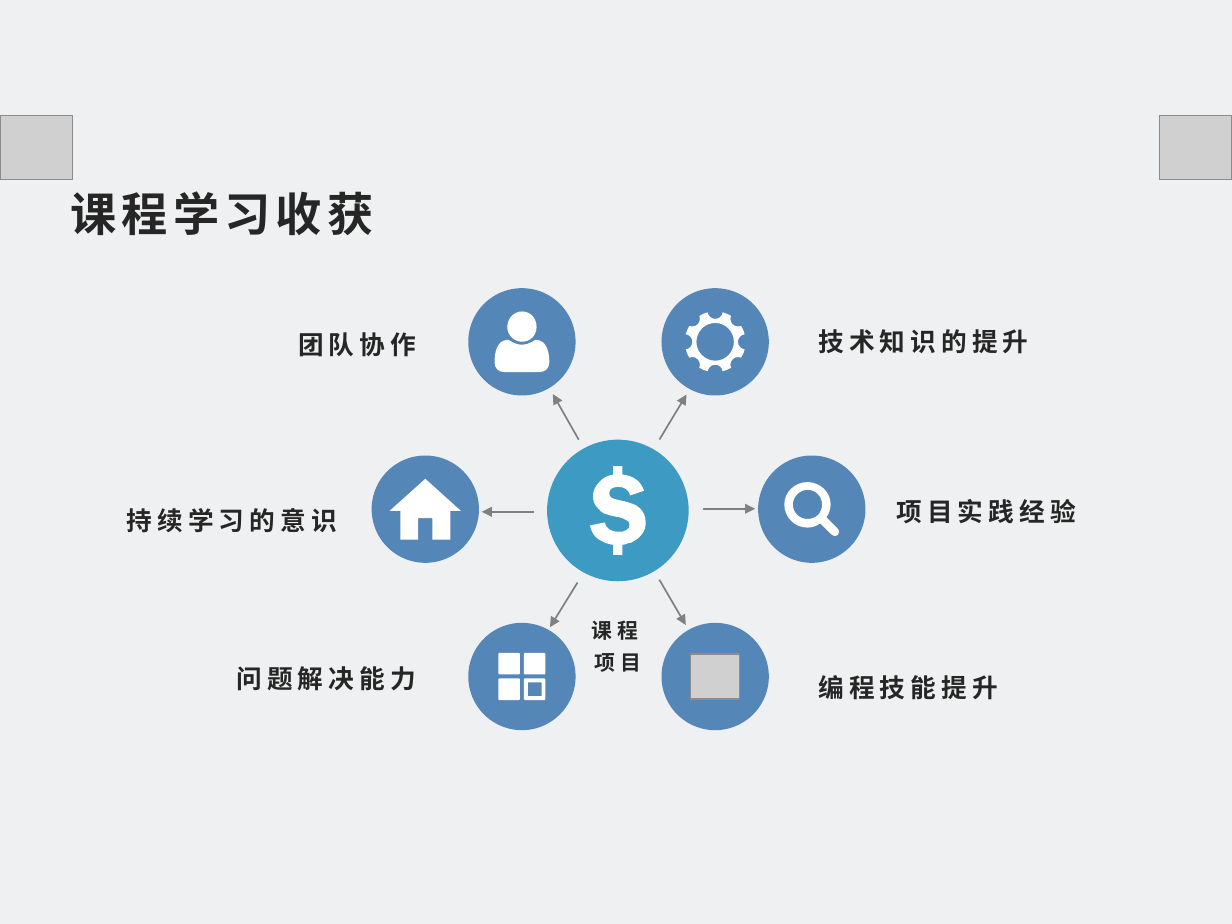
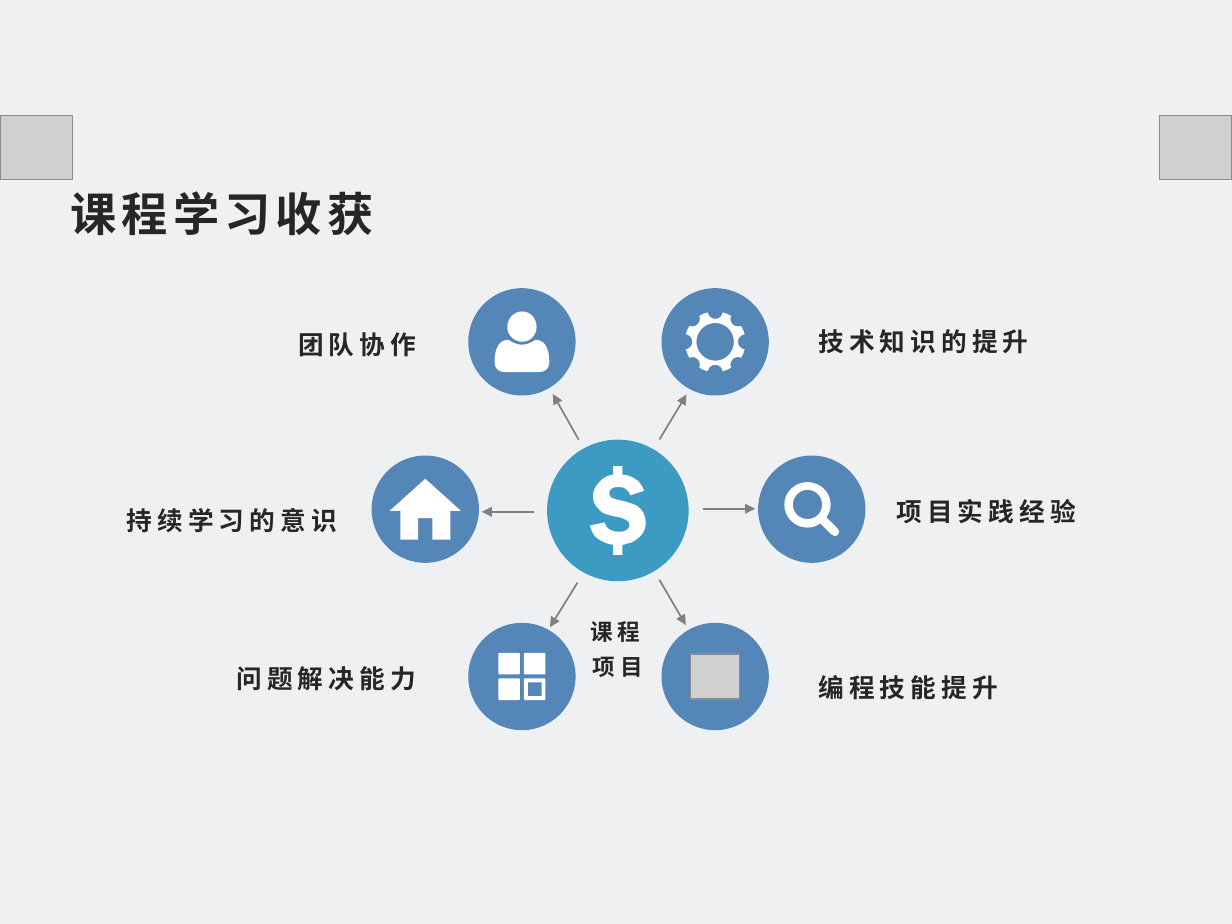
Before and after one commit to FlyBehindRussQ/Presentation, a slide deck: slide 19 of 结题.pptx. Drawn at 1232x924 pixels with LibreOffice and Linux fonts; fonts in the diff are those of the drawing; grey boxes stand for pictures. Boxes give left, top, right and bottom in pixels: in the first picture for what was removed or moved away, otherwise in the second. Text is boxed around its words. In the diff, an @@ line names an element or a change of style, - is before the commit and + after.

```diff
--- a/结题.pptx
+++ b/结题.pptx
@@ text "课程项目" at box(590, 621, 643, 677): size 12.2 to 13.2 pt @@
```
Also in this commit, not shown: 3 other slides changed, 3 other files.
